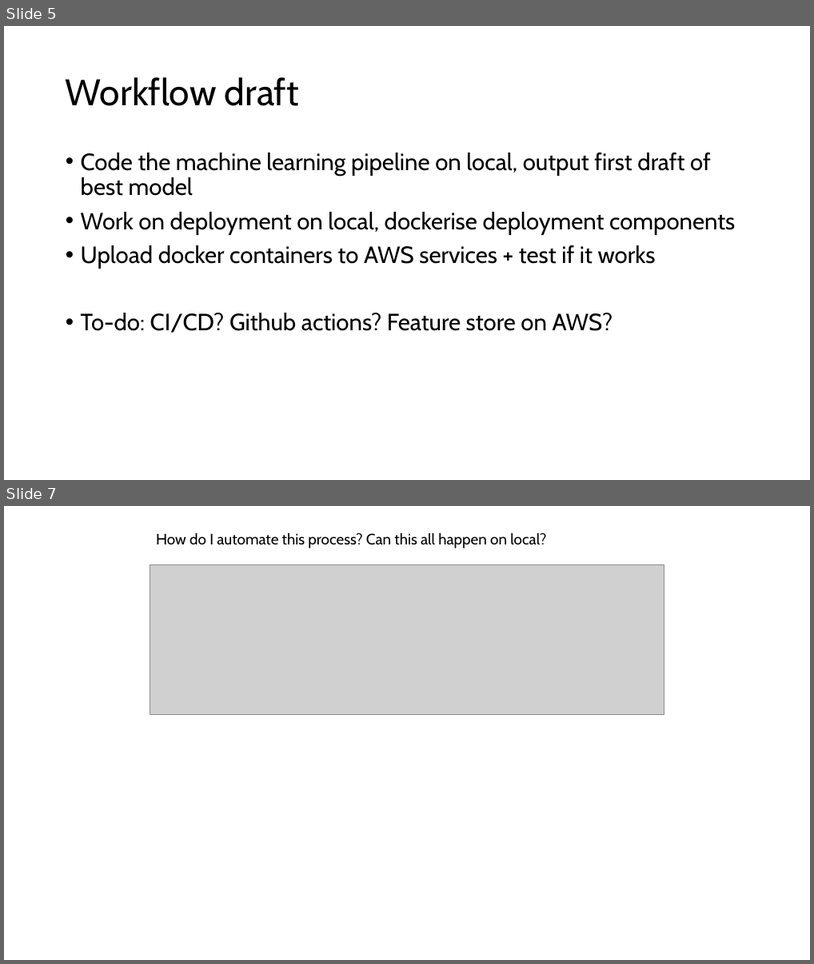
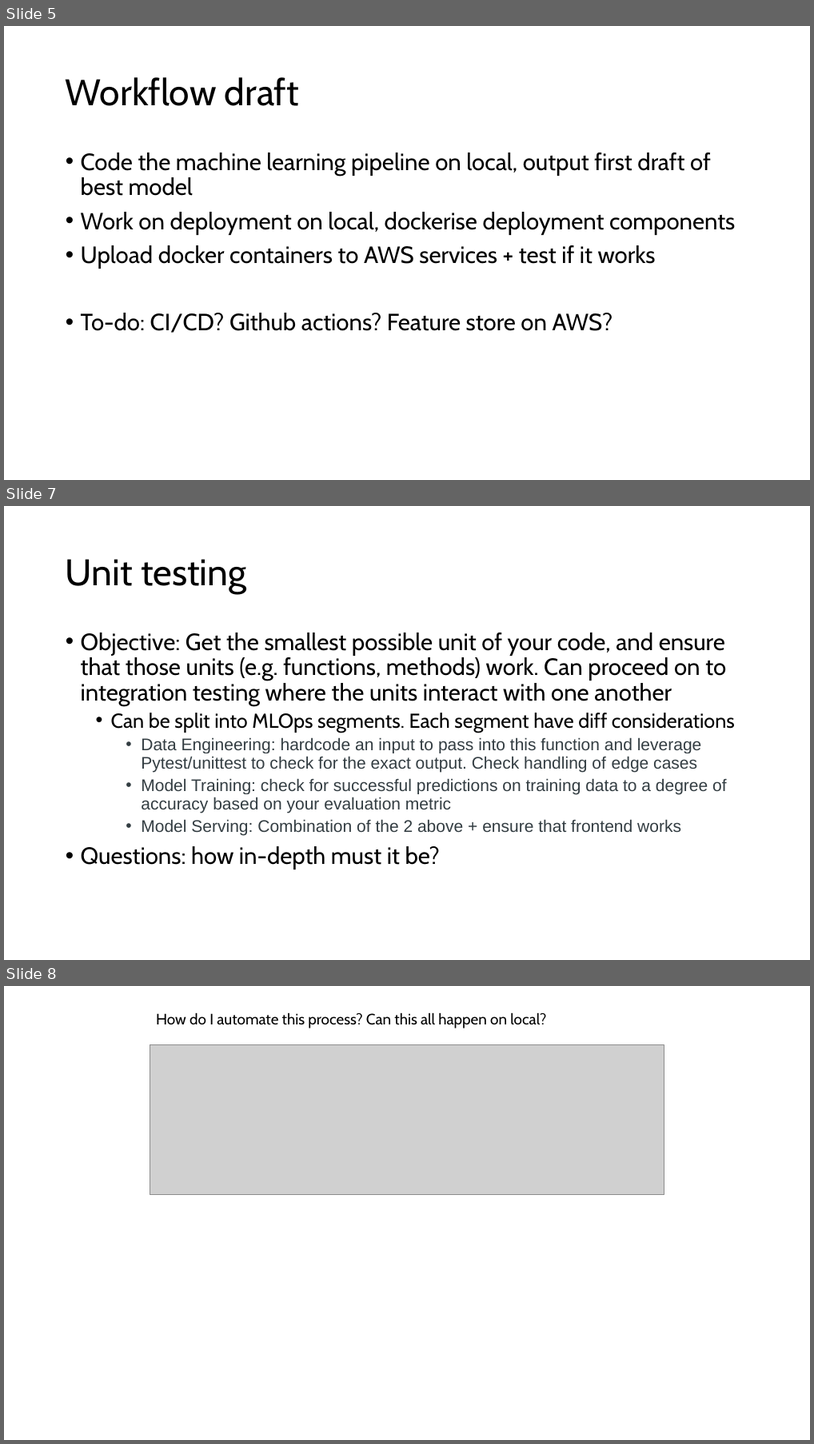
Before and after one commit to ziyu-toh/hdb-resale-prediction, a slide deck: docs/Architecture Overview.pptx. Shown one above the other, each under a label of ours: slides 5 and 7 before the commit, slides 5, 7 and 8 after it; the slides between them are not shown. The pictures are 814x964 and 814x1444 pixels, drawn with LibreOffice and Linux fonts; fonts in the diff are those of the drawing; grey boxes stand for pictures. Boxes give left, top, right and bottom in pixels: in the first picture for what was removed or moved away, otherwise in the second. Text is boxed around its words. In the diff, an @@ line names an element or a change of style, - is before the commit and + after.

Commit message:
implemented tests for frontend app

```diff
--- a/docs/Architecture Overview.pptx
+++ b/docs/Architecture Overview.pptx
@@ slide 7 added at (x1=4, y1=506, x2=810, y2=960), background #FFFFFF @@
@@ title added at (x1=66, y1=559, x2=246, y2=594), 44 pt, text #000000 @@
+Unit testing
@@ text added at (x1=81, y1=632, x2=735, y2=869), 20 pt, text #333D42 @@
+• Objective: Get the smallest possible unit of your code, and ensure that those units (e.g. functions, methods) work. Can proceed on to integration testing where the units interact with one another
+  • Can be split into MLOps segments. Each segment have diff considerations
+    • Data Engineering: hardcode an input to pass into this function and leverage Pytest/unittest to check for the exact output. Check handling of edge cases
+    • Model Training: check for successful predictions on training data to a degree of accuracy based on your evaluation metric
+    • Model Serving: Combination of the 2 above + ensure that frontend works
+• Questions: how in-depth must it be?
@@ what was slide 7 is now slide 8 @@
```
Also in this commit, not shown: 1 slide changed, 4 other files.
